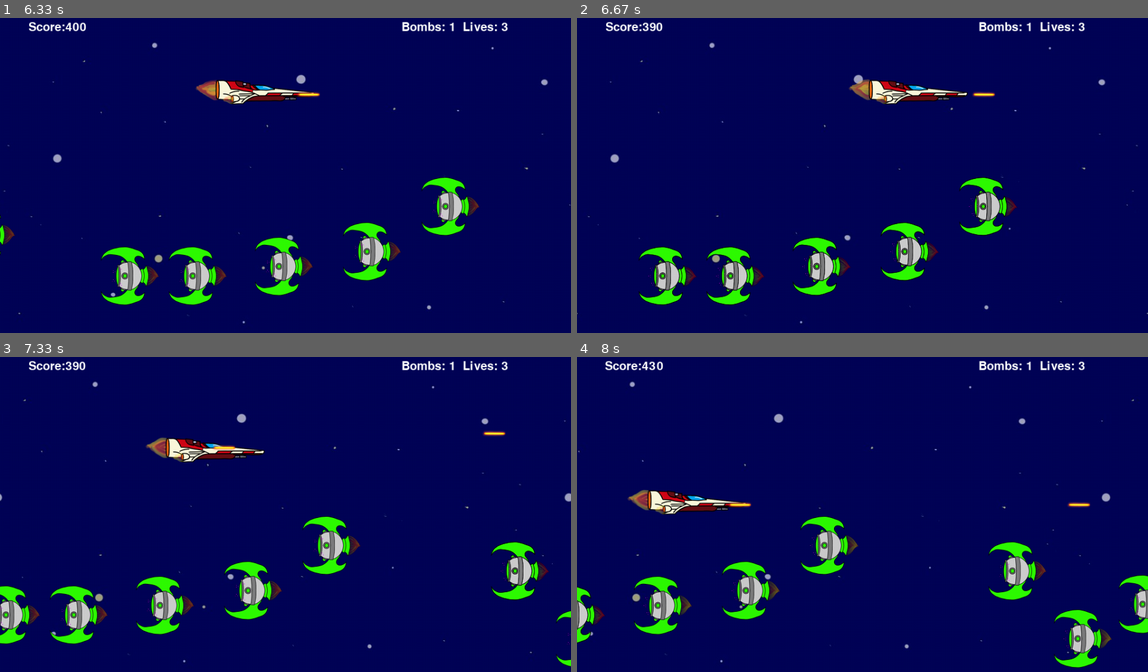
Above: before the commit, frames 1-4 (two rows, left to right).
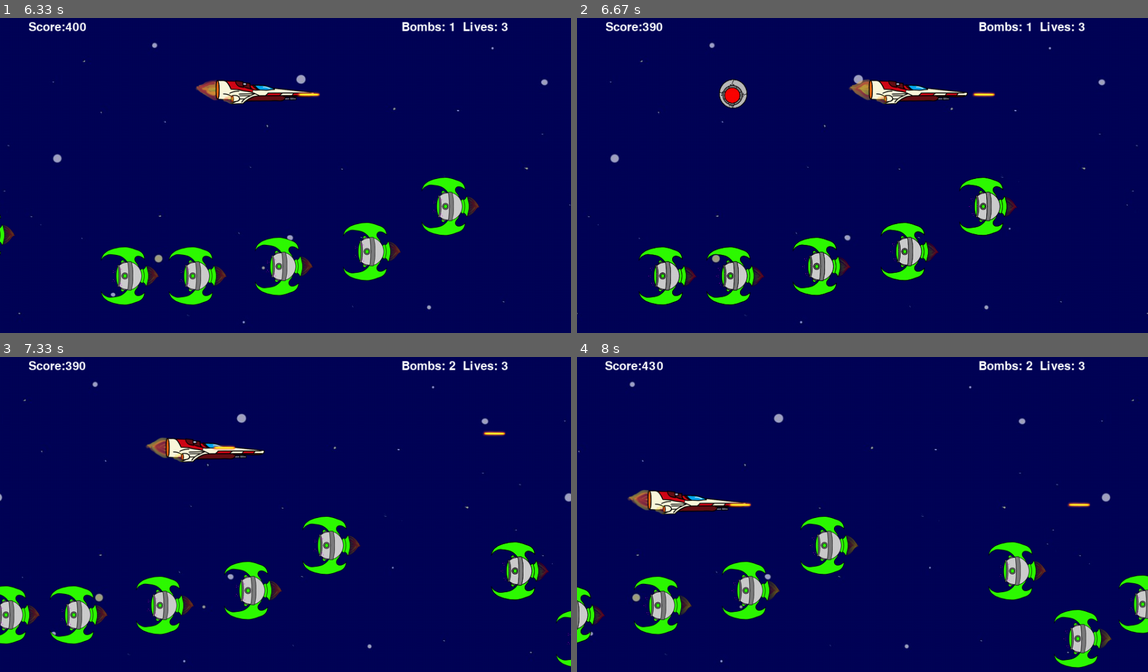
Above: after the commit, the same moments.

Repository: Demi-hero/UoN_Game_Project
Game: pygame game, started from Main.py
The game is run twice, just before and just after one commit, with the same random seed, the same clock (stepped at 60 frames per second) and the same inputs.
Inputs:
- Up to frame 1 (6.33 s): tap Space at 0.33, 1.28, 1.62, 1.92, 2.12, 2.42, 2.68, 3.02, 3.32, 3.45, 3.85, 4.15, 4.52, 4.92, 5.22, 5.42, 5.72, 5.92, 6.25 s; hold Right 0.67-1.13 s; hold Up 1.22-1.52 s; hold Right 1.55-2.02 s; hold Left 2.05-2.58 s; hold Down 2.62-2.92 s; hold Left 2.95-3.35 s; hold Up 3.38-3.75 s; hold Right 3.78-4.42 s; hold Down 4.45-4.82 s; hold Left 4.85-5.32 s; hold Right 5.35-5.82 s; hold Up 5.85-6.15 s; hold Right from 6.18 s (still down)
- Up to frame 2 (6.67 s): tap Space at 6.55 s; release Right at 6.65 s
- Up to frame 3 (7.33 s): hold Left 6.68-7.22 s; tap Space at 6.75, 7.05, 7.32 s; hold Down from 7.25 s (still down)
- Up to frame 4 (8 s): release Down at 7.55 s; hold Left 7.58-7.98 s; tap Space at 7.65, 7.95 s

Frame 1 is identical in both runs. In frame 2, 0.4% of the frame differs, in the area x 24-30%, y 19-29%; in frame 3, less than 0.1%; in frame 4, less than 0.1%.

Commit message:
Power Ups Work

Diff:
--- a/Main.py
+++ b/Main.py
@@ -3,7 +3,6 @@
 import gamedata as gd
 import eventhandler as eh
 import time
-# no realy push me
 class Main(eh.HandleEvent):
 
     def __init__(self):
@@ -21,7 +20,7 @@
         self.power_ups = pyg.sprite.Group()
 
     def new_powerup(self):
-        power_up = gd.PowerUp()
+        power_up = gd.PowerUp(self)
         self.power_ups.add(power_up)
         gd.all_sprites.add(power_up)
 
@@ -40,9 +39,12 @@
         # main game loop
         while self.running:
             # taking the player input, passing to event handler
-            if (time.time() - self.starttime)//1 == 10 and len(self.power_ups) == 0:
+            if (time.time() - self.starttime)//1 == 3 and len(self.power_ups) == 0:
                 self.new_powerup()
                 print("Power up baby")
+            elif (time.time() - self.starttime)//1 == 15:
+                print("Timer Reset")
+                self.starttime = time.time()
             for event in pyg.event.get():
                 self.on_event(event, Files)
             self.player_movement(gd.player)
@@ -52,8 +54,6 @@
 
                 Board.update()
                 gd.all_sprites.update()
-
-
 
                 # check to see if a bullet hit a mob
                 hits = pyg.sprite.groupcollide(gd.aliens, self.bullets, True, True)
@@ -66,6 +66,7 @@
 
                 hits = pyg.sprite.spritecollide(gd.player, self.power_ups, True)
                 for hit in hits:
+                    hit.power_up[3]()
                     print("Power up collected")
 
                 # check to see if a mob hit the player
--- a/gamedata.py
+++ b/gamedata.py
@@ -330,7 +330,8 @@
 
 class PowerUp(pyg.sprite.Sprite):
 
-    def __init__(self):
+    def __init__(self,main):
+        self.main = main
         pyg.sprite.Sprite.__init__(self)
         self.spawned = False
         self.powers_dict = {0: pyg.image.load(os.path.join("images", "1pixelimage.png")),
@@ -363,14 +364,10 @@
 #            self.collection(player)
 
     def extra_life(self):
-        pass
-     #   if self.spawned:
-      #      .lives += 1
+        self.main.lives += 1
 
     def extra_bomb(self):
-        pass
-#        if self.spawned:
- #           self.main.bombs += 1
+        self.main.bombs += 1
 
 
 
